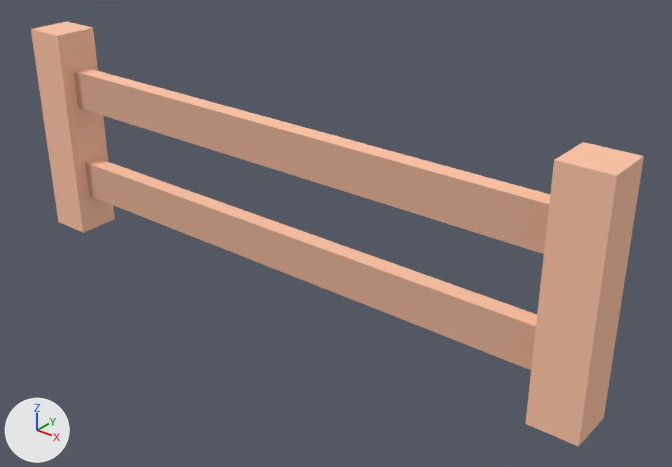
The glTF model public/assets/models/kenney-nature-kit/fence_simple.glb, before and after one commit.
Rendered twice from a 50 mm camera at (0.827, -0.902, 0.656) aimed at (0.078, 0.034, 0.076). Arrows for +X, +Y and +Z are at lower left; the lights stay in place. The first picture is the older version. Where no turn or scale is listed for an object, it has been applied to the vertices. Vertices at exactly the same position are counted once.

The scene before the commit, as lines of its bpy script (objects in view):
```python
me_mesh_fence_simple = bpy.data.meshes.new('Mesh fence_simple')
me_mesh_fence_simple.from_pydata(...)  # 32 vertices, 64 faces; spans x -0.5..0.5, y 0.43..0.5, z 0.0..0.345
me_mesh_fence_simple.materials.append(mat_baked)
ob_fence_simple = bpy.data.objects.new('fence_simple', me_mesh_fence_simple)
ob_fence_simple.location = (0.0, -0.465, -0.05)
```
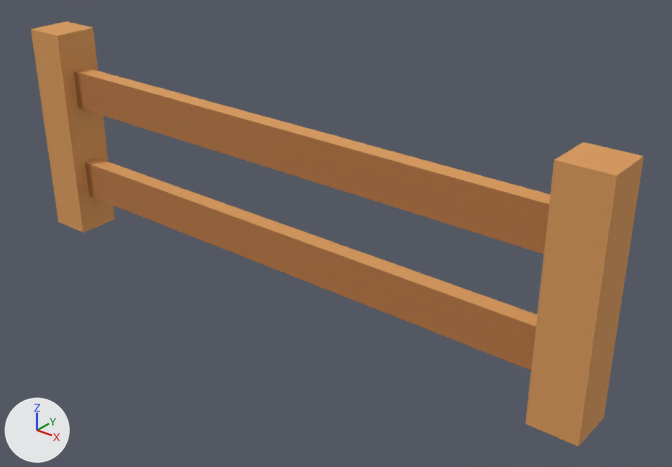
Location of each change, [x1, y1, x2, y2] in pixels of the pictures (672 x 467 px):
part 1 of me_mesh_fence_simple, recoloured (beige to orange)
    both: [31, 21, 644, 447]

The change, as a diff of the scene's bpy script:
```diff
--- a/public/assets/models/kenney-nature-kit/fence_simple.glb.py
+++ b/public/assets/models/kenney-nature-kit/fence_simple.glb.py
@@ me_mesh_fence_simple @@
 me_mesh_fence_simple.from_pydata(...)  # 32 vertices, 64 faces; spans x -0.5..0.5, y 0.43..0.5, z 0.0..0.345
 # used by ob_fence_simple; location = (0.0, -0.465, -0.05)
+# me_mesh_fence_simple part 1: 64 faces centred in x -0.5..0.5, y 0.43..0.5, z 0.0..0.345 are repainted in the vertex colours; the middle colour goes from beige #ffc5a7 to orange #d99a5b
 me_mesh_fence_simple.materials.append(mat_baked)
```
